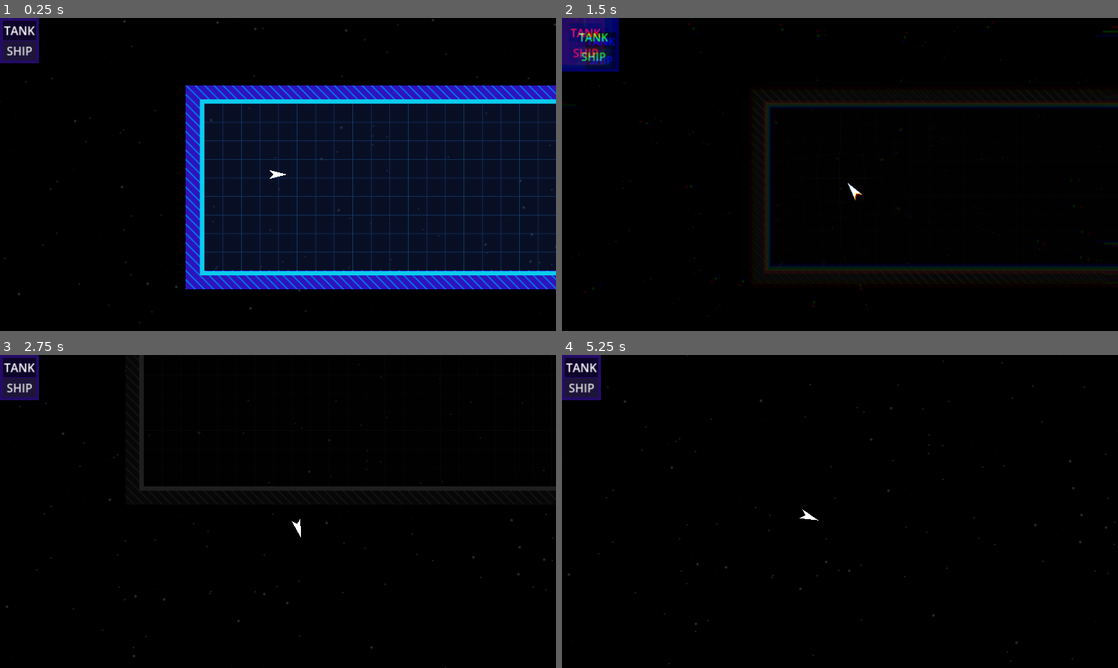
Above: before the commit, frames 1-4 (two rows, left to right).
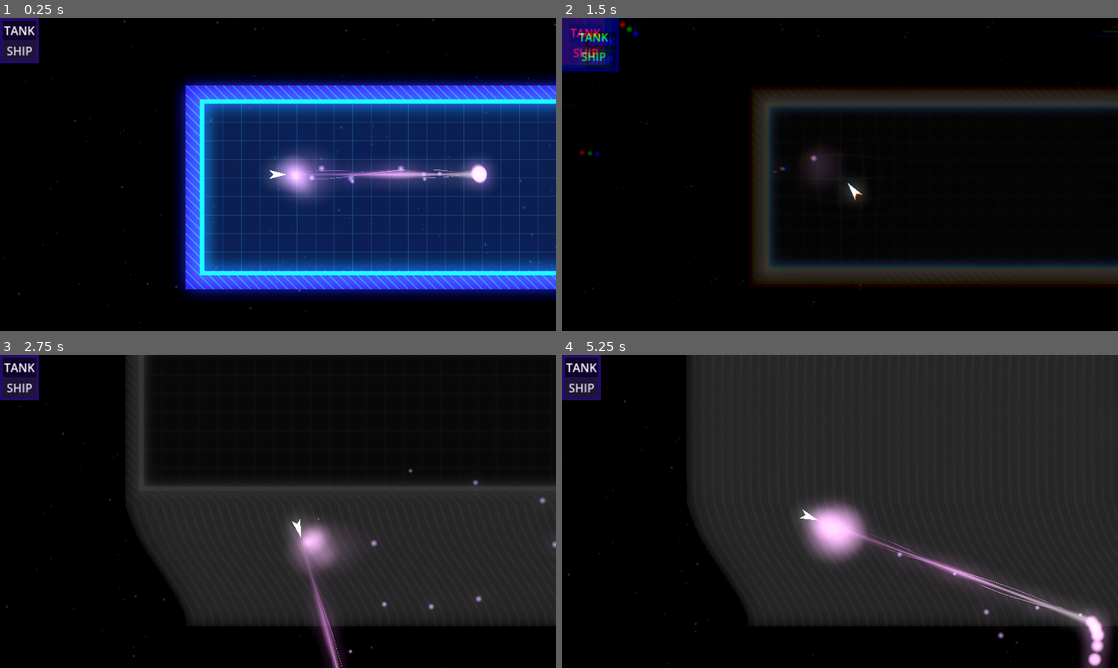
Above: after the commit, the same moments.

Repository: tripodsan/secrets-of-the-maze
Game: Godot game, scene res://scenes/main.tscn
The game is run twice, just before and just after one commit, with the same random seed, the same clock (stepped at 60 frames per second) and the same inputs.
Inputs:
- Up to frame 1 (0.25 s): no input
- Up to frame 2 (1.5 s): hold Right (right) 0.53-1.28 s; hold Space 0.53-1.28 s; hold S (backwd) from 1.28 s (still down); tap Tab (switch) at 1.35 s
- Up to frame 3 (2.75 s): tap Space at 1.52, 1.55, 1.82 s; release S (backwd) at 2.03 s; hold Right (right) from 2.03 s (still down); hold Space from 2.03 s (still down)
- Up to frame 4 (5.25 s): release Right (right) at 2.78 s; release Space at 2.78 s; hold Up (fwd) 2.78-3.53 s; tap Tab (switch) at 2.85, 4.35 s; tap Space at 3.02, 3.05, 3.32, 4.52, 4.55, 4.82 s; hold Space 3.53-4.28 s; hold Left (left) 3.53-5.03 s; hold S (backwd) from 5.03 s (still down); hold Space from 5.03 s (still down)

The runs differ from the first frame. In frame 1, 49% of the frame differs, in the area x 31-100%, y 18-90%; in frame 2, 9.6%; in frame 3, 33%; in frame 4, 65%, in the area x 22-100%, y 0-100%.

Commit message:
feat: laser beam
(hit space)

Diff:
--- /dev/null
+++ b/scenes/laser_cast.gd
@@ -0,0 +1,33 @@
+extends RayCast2D
+
+
+var is_casting := true
+
+# Called when the node enters the scene tree for the first time.
+func _ready() -> void:
+  pass # Replace with function body.
+
+
+# Called every frame. 'delta' is the elapsed time since the previous frame.
+func _process(delta: float) -> void:
+  pass
+
+func _physics_process(delta: float) -> void:
+  var cast_point := target_position
+  force_raycast_update()
+
+  if is_colliding():
+    cast_point = to_local(get_collision_point())
+
+  $TargetParticles.position = cast_point
+  $LaserLine.points[1] = cast_point
+  $LaserParticles.position = cast_point*0.5
+  $LaserParticles.process_material.emission_box_extents.y = cast_point.length()*0.5
+
+func set_is_casting(cast):
+  is_casting = cast
+  set_physics_process(is_casting)
+  $CastParticles.emitting = is_casting
+  $TargetParticles.emitting = is_casting
+  $LaserParticles.emitting = is_casting
+  $LaserLine.visible = is_casting
--- a/scenes/main.tscn
+++ b/scenes/main.tscn
@@ -13,10 +13,16 @@
 [ext_resource type="Shader" path="res://shaders/screen-filter.gdshader" id="7_e01wk"]
 [ext_resource type="TileSet" uid="uid://b4hv1lcomy6v6" path="res://scenes/level-tiles.tres" id="8_qpt1w"]
 [ext_resource type="Shader" path="res://shaders/chromatic_distortion.gdshader" id="10_rael0"]
+[ext_resource type="Script" path="res://scenes/laser_cast.gd" id="12_bpfu0"]
+[ext_resource type="Shader" path="res://shaders/laser.gdshader" id="13_1t20a"]
+[ext_resource type="Texture2D" uid="uid://0q0x6fsvpax8" path="res://assets/laser.png" id="13_qbd35"]
+[ext_resource type="Texture2D" uid="uid://beawptqgfr72s" path="res://assets/glow_circle.png" id="13_wepr7"]
+[ext_resource type="Script" path="res://scripts/laser_line.gd" id="14_lb8h5"]
 
 [sub_resource type="Environment" id="Environment_75w5p"]
 background_mode = 3
 ambient_light_source = 2
+glow_enabled = true
 glow_normalized = true
 glow_intensity = 1.24
 glow_strength = 0.63
@@ -29,6 +35,80 @@
 
 [sub_resource type="ShaderMaterial" id="ShaderMaterial_cvfhi"]
 shader = ExtResource("7_e01wk")
+
+[sub_resource type="ShaderMaterial" id="ShaderMaterial_xpo0e"]
+shader = ExtResource("13_1t20a")
+shader_parameter/animation = null
+shader_parameter/laserTexture = ExtResource("13_qbd35")
+
+[sub_resource type="Gradient" id="Gradient_s1bvf"]
+colors = PackedColorArray(1, 1, 1, 0.756863, 0.755286, 0.134995, 0.684776, 1)
+
+[sub_resource type="Curve" id="Curve_1tnhc"]
+_data = [Vector2(0.0154639, 0.445167), 0.0, 0.0, 0, 0, Vector2(1, 0), 0.0, 0.0, 0, 0]
+point_count = 2
+
+[sub_resource type="CurveTexture" id="CurveTexture_11iec"]
+curve = SubResource("Curve_1tnhc")
+
+[sub_resource type="ParticleProcessMaterial" id="ParticleProcessMaterial_55v84"]
+particle_flag_disable_z = true
+direction = Vector3(0, -1, 0)
+spread = 56.613
+initial_velocity_max = 511.85
+gravity = Vector3(0, 0, 0)
+scale_min = 0.0
+scale_max = 5.0
+alpha_curve = SubResource("CurveTexture_11iec")
+
+[sub_resource type="Curve" id="Curve_mhv70"]
+_data = [Vector2(0, 1), 0.0, 0.0, 0, 0, Vector2(1, 0), -2.4071, 0.0, 0, 0]
+point_count = 2
+
+[sub_resource type="CurveTexture" id="CurveTexture_t6hnb"]
+curve = SubResource("Curve_mhv70")
+
+[sub_resource type="Gradient" id="Gradient_pu8gc"]
+colors = PackedColorArray(0.929884, 0.952839, 0.999416, 1, 0.611114, 0.707589, 0.974303, 1)
+
+[sub_resource type="GradientTexture1D" id="GradientTexture1D_jj51v"]
+gradient = SubResource("Gradient_pu8gc")
+
+[sub_resource type="Curve" id="Curve_gi8vp"]
+_data = [Vector2(0.013245, 0.320237), 0.0, 0.0, 0, 0, Vector2(0.639175, 0.0326086), -4.72348, 0.0, 0, 0]
+point_count = 2
+
+[sub_resource type="CurveTexture" id="CurveTexture_lpxxh"]
+curve = SubResource("Curve_gi8vp")
+
+[sub_resource type="ParticleProcessMaterial" id="ParticleProcessMaterial_fxcw7"]
+particle_flag_disable_z = true
+emission_shape = 3
+emission_box_extents = Vector3(30, 500, 1)
+direction = Vector3(0, -1, 0)
+initial_velocity_max = 220.43
+radial_velocity_min = -2.23517e-05
+radial_velocity_max = 98.48
+gravity = Vector3(0, 0, 0)
+attractor_interaction_enabled = false
+scale_curve = SubResource("CurveTexture_lpxxh")
+color_ramp = SubResource("GradientTexture1D_jj51v")
+alpha_curve = SubResource("CurveTexture_t6hnb")
+
+[sub_resource type="ParticleProcessMaterial" id="ParticleProcessMaterial_y8f06"]
+particle_flag_disable_z = true
+direction = Vector3(0, 1, 0)
+spread = 90.0
+initial_velocity_max = 94.09
+gravity = Vector3(0, 0, 0)
+
+[sub_resource type="CanvasItemMaterial" id="CanvasItemMaterial_c1oeo"]
+particles_animation = true
+particles_anim_h_frames = 1
+particles_anim_v_frames = 1
+particles_anim_loop = false
+
+[sub_resource type="CircleShape2D" id="CircleShape2D_oks6u"]
 
 [node name="main" type="Node2D"]
 script = ExtResource("1_v5gem")
@@ -179,6 +259,38 @@
 rotation = 1.5708
 polygon = PackedVector2Array(0, -32, -16, 32, 0, 16, 16, 32)
 
+[node name="LaserCast" type="RayCast2D" parent="world/player/ship"]
+position = Vector2(0, -40)
+target_position = Vector2(0, -1000)
+script = ExtResource("12_bpfu0")
+
+[node name="LaserLine" type="Line2D" parent="world/player/ship/LaserCast"]
+material = SubResource("ShaderMaterial_xpo0e")
+points = PackedVector2Array(0, 0, 0, -2000)
+width = 35.0
+default_color = Color(0.992268, 0.588753, 1, 1)
+gradient = SubResource("Gradient_s1bvf")
+texture_mode = 2
+antialiased = true
+script = ExtResource("14_lb8h5")
+
+[node name="CastParticles" type="GPUParticles2D" parent="world/player/ship/LaserCast"]
+process_material = SubResource("ParticleProcessMaterial_55v84")
+texture = ExtResource("13_wepr7")
+lifetime = 0.3
+
+[node name="LaserParticles" type="GPUParticles2D" parent="world/player/ship/LaserCast"]
+amount = 20
+process_material = SubResource("ParticleProcessMaterial_fxcw7")
+texture = ExtResource("13_wepr7")
+lifetime = 0.6
+
+[node name="TargetParticles" type="GPUParticles2D" parent="world/player/ship/LaserCast"]
+amount = 40
+process_material = SubResource("ParticleProcessMaterial_y8f06")
+texture = ExtResource("13_wepr7")
+lifetime = 0.5
+
 [node name="CollisionPolygon2D" type="CollisionPolygon2D" parent="world/player"]
 rotation = 1.5708
 polygon = PackedVector2Array(0, -32, -16, 32, 0, 16, 16, 32)
@@ -213,3 +325,13 @@
 position = Vector2(960, 520)
 scale = Vector2(2, 2)
 texture = ExtResource("5_hcqio")
+
+[node name="RigidBody2D" type="RigidBody2D" parent="world"]
+gravity_scale = 0.0
+
+[node name="CollisionShape2D" type="CollisionShape2D" parent="world/RigidBody2D"]
+material = SubResource("CanvasItemMaterial_c1oeo")
+position = Vector2(-163, 435)
+scale = Vector2(10, 10)
+shape = SubResource("CircleShape2D_oks6u")
+debug_color = Color(0.825855, 0.394114, 0.135367, 0.42)
--- a/scenes/player.gd
+++ b/scenes/player.gd
@@ -19,6 +19,12 @@
 func _ready() -> void:
   Global.engine_type_selected.connect(set_engine)
   trail.resize(8)
+
+func _input(event: InputEvent) -> void:
+  if Input.is_key_pressed(KEY_SPACE):
+    $ship/LaserCast.set_is_casting(true)
+  else:
+    $ship/LaserCast.set_is_casting(false)
 
 func _physics_process(delta: float) -> void:
   var input:Vector2 = Input.get_vector("left", "right", "fwd", "backwd")
--- /dev/null
+++ b/scripts/laser_line.gd
@@ -0,0 +1,8 @@
+extends Line2D
+
+
+# Called every frame. 'delta' is the elapsed time since the previous frame.
+var animation := 0.0
+func _process(delta: float) -> void:
+  animation -= delta*1.5
+  material.set_shader_parameter("animation", animation)
--- /dev/null
+++ b/shaders/laser.gdshader
@@ -0,0 +1,14 @@
+shader_type canvas_item;
+
+uniform sampler2D laserTexture: repeat_enable;
+uniform float animation;
+
+void fragment() {
+  float a = texture(laserTexture, vec2(UV.x+animation, UV.y)).a;
+  COLOR = a*vec4(1.0-UV.x*0.5, 0.5, 1.0-UV.x*0.5, UV.x*2.0);
+}
+
+//void light() {
+	// Called for every pixel for every light affecting the CanvasItem.
+	// Uncomment to replace the default light processing function with this one.
+//}
Binary file added: assets/glow_circle.png
Not shown, added: assets/glow_circle.png.import
Binary file added: assets/laser.png
Not shown, added: assets/laser.png.import
Not shown: 1 places in scenes/main.tscn that only renumber resources
